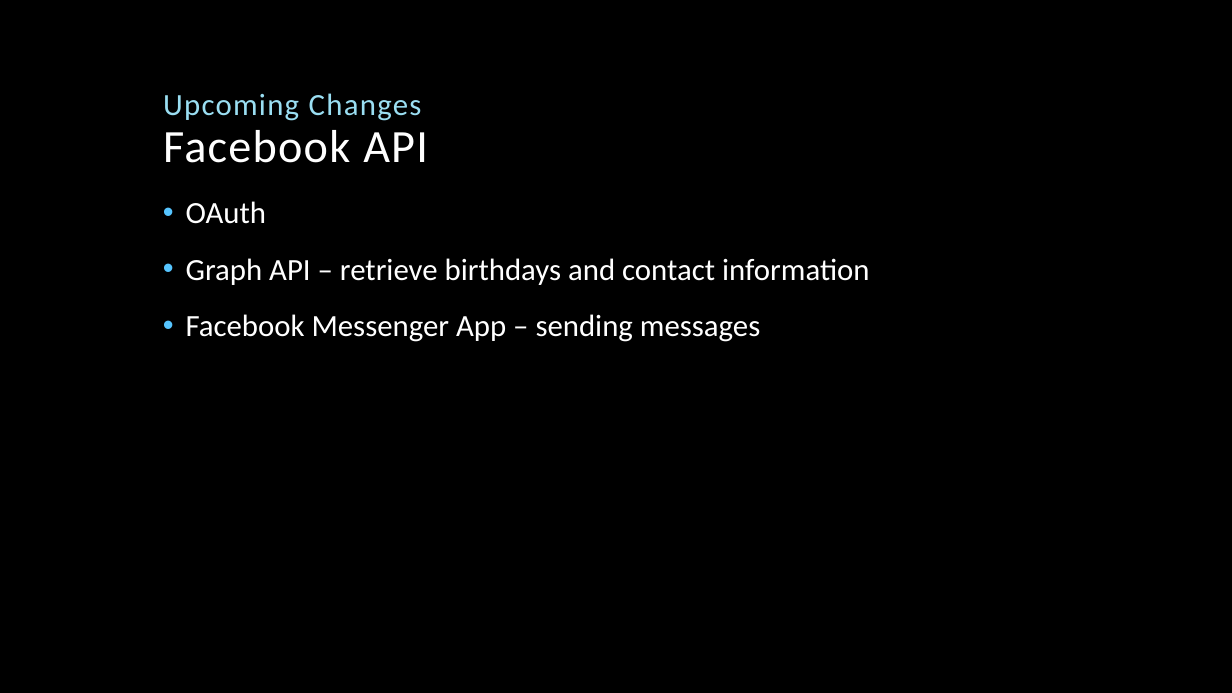
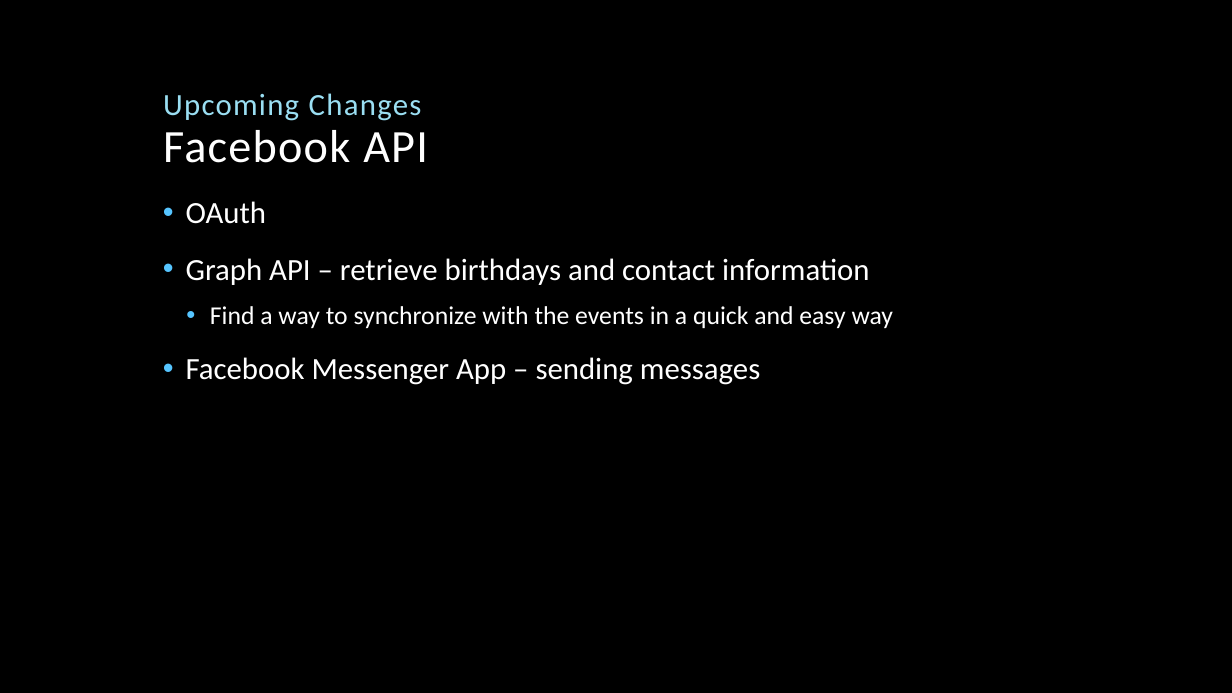
Before and after one commit to SebastianKarstensen/CIS454, a slide deck: slide 18 of Prototype Presentation/Autobook Prototype Presentation w NO VIDEOS.pptx (slide 12 before the commit). Drawn at 1232x693 pixels with LibreOffice and Linux fonts; fonts in the diff are those of the drawing; background and template pictures are left out. Boxes give left, top, right and bottom in pixels: in the first picture for what was removed or moved away, otherwise in the second. Text is boxed around its words. In the diff, an @@ line names an element or a change of style, - is before the commit and + after.

```diff
--- a/Prototype Presentation/Autobook Prototype Presentation w NO VIDEOS.pptx
+++ b/Prototype Presentation/Autobook Prototype Presentation w NO VIDEOS.pptx
@@ text at (x1=210, y1=306, x2=894, y2=328): paragraph added @@
+  • Find a way to synchronize with the events in a quick and easy way
```
Also in this commit, not shown: 5 other slides changed, 8 slides added, 2 slides removed, 18 other files.
